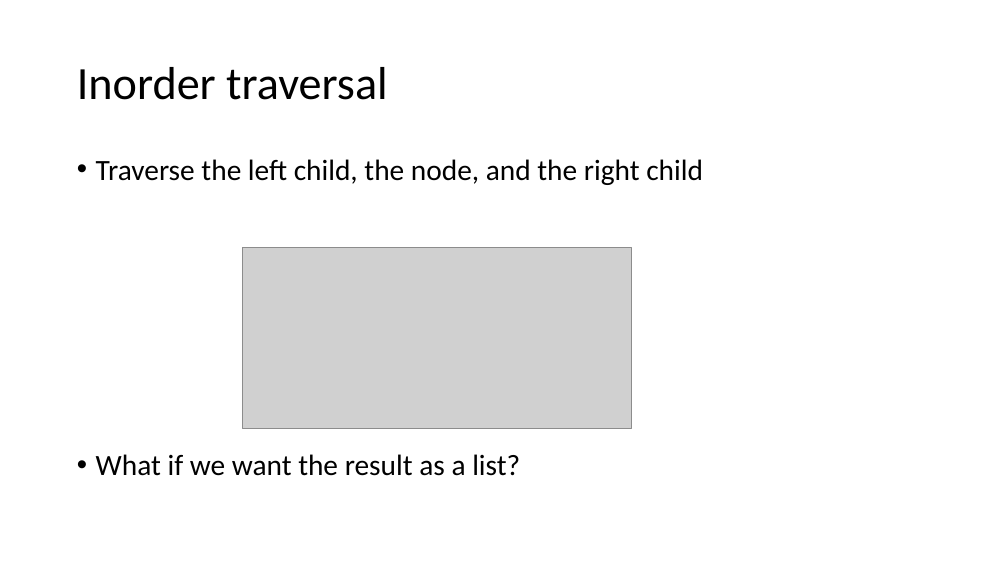
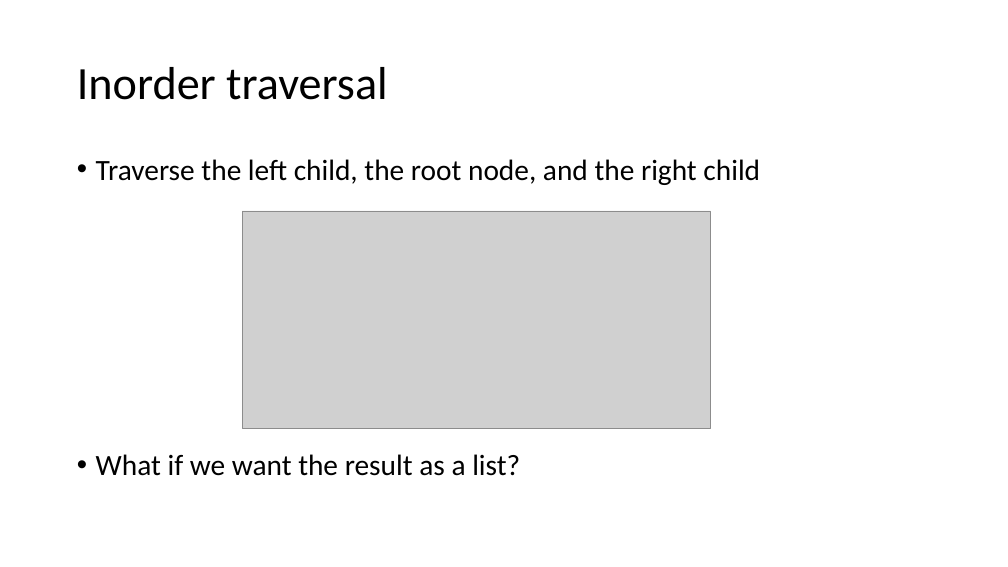
Before and after one commit to kwea123/cpp_data_algo, a slide deck: slide 8 of 2_Tree.pptx. Drawn at 1008x567 pixels with LibreOffice and Linux fonts; fonts in the diff are those of the drawing; grey boxes stand for pictures. Boxes give left, top, right and bottom in pixels: in the first picture for what was removed or moved away, otherwise in the second. Text is boxed around its words. In the diff, an @@ line names an element or a change of style, - is before the commit and + after.

```diff
--- a/2_Tree.pptx
+++ b/2_Tree.pptx
@@ text at (96, 159, 760, 185): text changed @@
-• Traverse the left child, the node, and the right child
+• Traverse the left child, the root node, and the right child
@@ picture: place and size @@
-picture at (242, 248, 631, 429)
+picture at (242, 211, 711, 429)
```
Also in this commit, not shown: 4 other slides changed, 2 slides added, 3 other files.
